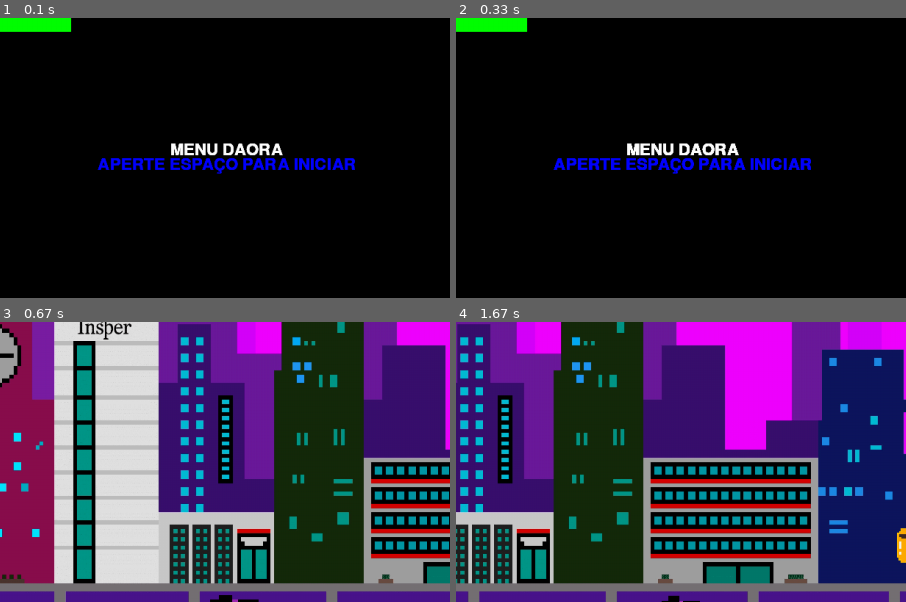
Above: before the commit, frames 1-4 (two rows, left to right).
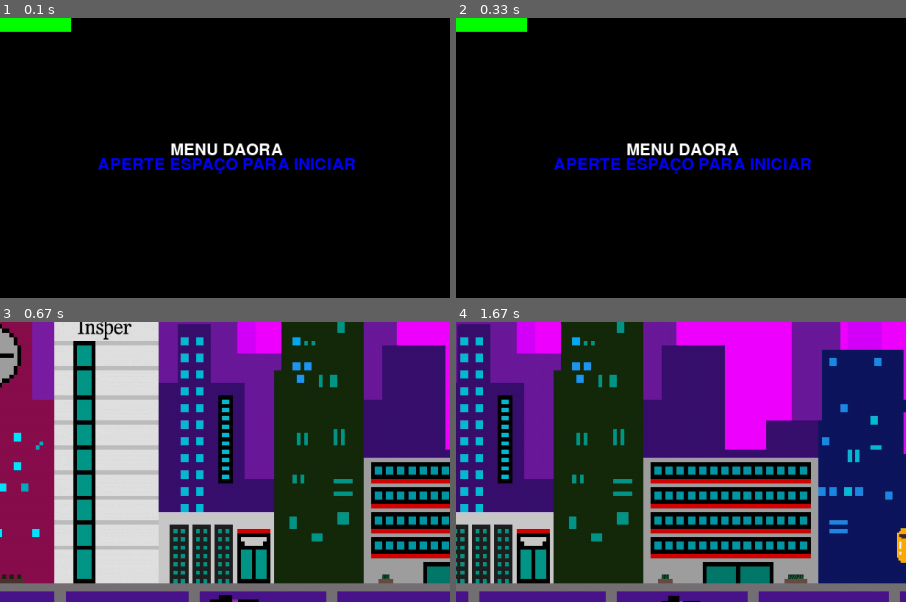
Above: after the commit, the same moments.

Repository: pedrofracassi/insper-dessoft-projeto-final
Game: pygame game, started from main.py
Same seed, same stepped clock (60 frames per second), same inputs: the game is played once before the commit and once after it.
Inputs:
- Up to frame 1 (0.1 s): no input
- Up to frame 2 (0.33 s): no input
- Up to frame 3 (0.67 s): tap Space at 0.33 s
- Up to frame 4 (1.67 s): tap Space at 0.67, 1.57 s
The pictures show only the part of the screen within x 25-75%, y 24-74%; the shares and areas given below are measured in that part.

The runs differ from the first frame. In frame 1, 1.1% of the frame differs, in the area x 21-79%, y 44-56%; in frame 2, 1.3%; in frame 3, nothing differs; in frame 4, nothing differs.

Commit message:
fix menu

Diff:
--- a/stages/MenuStage.py
+++ b/stages/MenuStage.py
@@ -13,6 +13,14 @@
   def run (self):
     button_start = button.button(100, 100, 300, 100, 'BOTÃO DAORA')
 
+    font = pygame.font.SysFont(None, 32)
+    texto = font.render('APERTE ESPAÇO PARA INICIAR', True, (0, 0, 255))
+    texto2 = font.render('MENU DAORA', True, (255, 255, 255))
+    largura, altura = font.size('APERTE ESPAÇO PARA INICIAR')
+    largura2, altura2 = font.size('MENU DAORA')
+    self.window.blit(texto, (WIDTH / 2 - largura / 2, HEIGHT / 2 - altura/2))
+    self.window.blit(texto2, (WIDTH / 2 - largura2 / 2, HEIGHT / 2 - altura/2 - 20))
+
     done = False
     while not done:
       pygame.time.Clock().tick(60)
@@ -20,17 +28,9 @@
       for event in pygame.event.get():
         if event.type == pygame.QUIT:
           done = True
+          return
         if event.type == pygame.KEYDOWN:
           done = True
           return 'game'
 
-      font = pygame.font.SysFont(None, 32)
-
-      texto = font.render('APERTE ESPAÇO PARA INICIAR', True, (0, 0, 255))
-      texto2 = font.render('MENU DAORA', True, (255, 255, 255))
-      largura, altura = font.size('APERTE ESPAÇO PARA INICIAR')
-      largura2, altura2 = font.size('MENU DAORA')
-      self.window.blit(texto, (WIDTH / 2 - largura / 2, HEIGHT / 2 - altura/2))
-      self.window.blit(texto2, (WIDTH / 2 - largura2 / 2, HEIGHT / 2 - altura/2 - 20))
       pygame.display.update()
-      pygame.display.flip()
